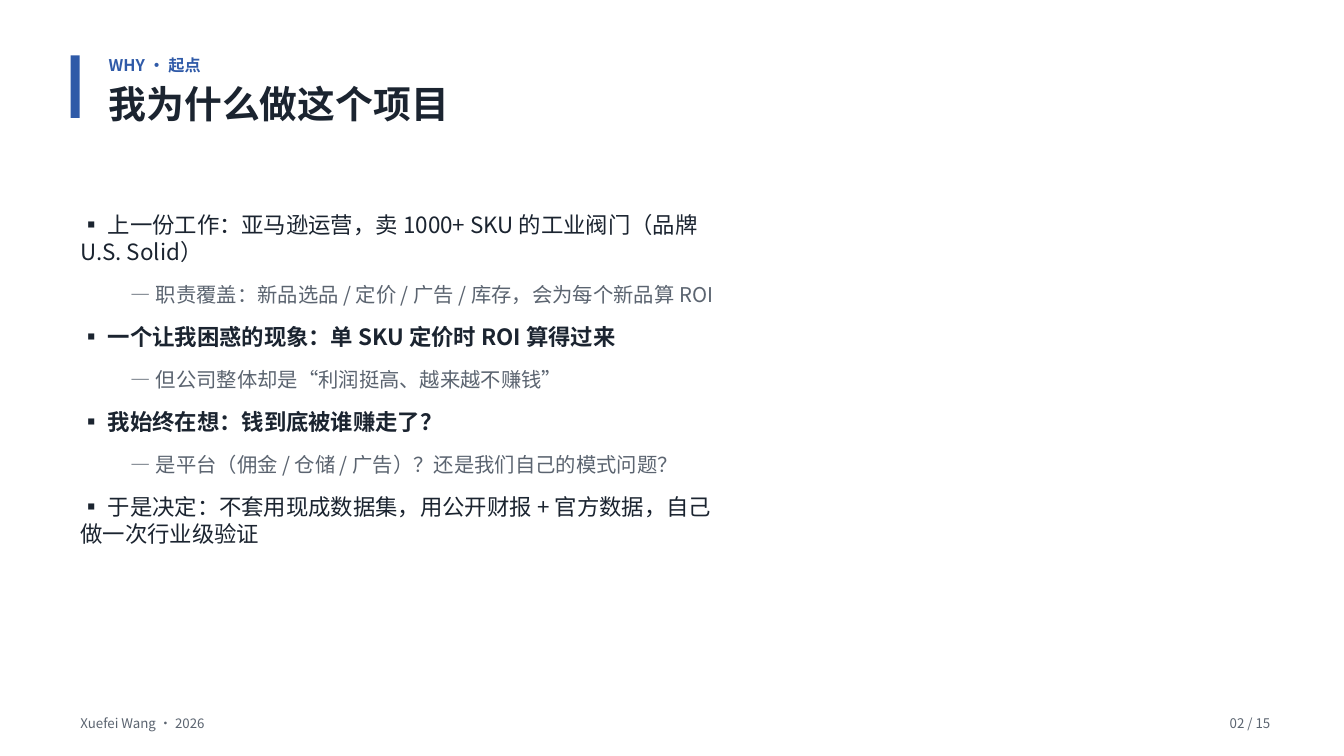
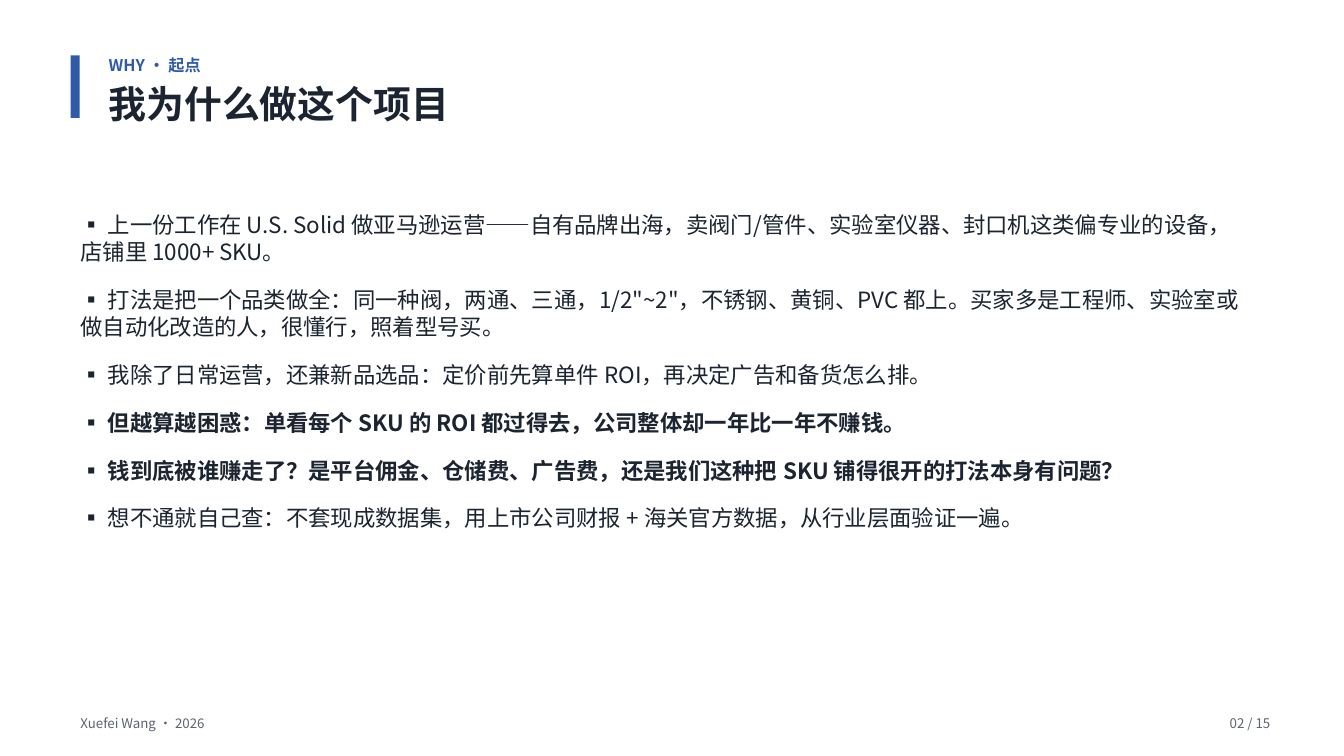
Before and after one commit to Ashely-sudo/cross-border-analysis, a slide deck: slide 2 of presentation/中国跨境电商出海赛道分析-项目故事-v2.pptx. Drawn at 1344x756 pixels with LibreOffice and Linux fonts; fonts in the diff are those of the drawing. Boxes give left, top, right and bottom in pixels: in the first picture for what was removed or moved away, otherwise in the second. Text is boxed around its words. In the diff, an @@ line names an element or a change of style, - is before the commit and + after.

Commit message:
docs: PPT S2起点页文案口语化，按U.S. Solid真实品类(阀门/管件+实验室仪器)与销售模式重写

```diff
--- a/presentation/中国跨境电商出海赛道分析-项目故事-v2.pptx
+++ b/presentation/中国跨境电商出海赛道分析-项目故事-v2.pptx
@@ text at (80,214,1239,528): text changed @@
-▪ 上一份工作：亚马逊运营，卖 1000+ SKU 的工业阀门（品牌 U.S. Solid）
-  — 职责覆盖：新品选品 / 定价 / 广告 / 库存，会为每个新品算 ROI
-▪ 一个让我困惑的现象：单 SKU 定价时 ROI 算得过来
-  — 但公司整体却是“利润挺高、越来越不赚钱”
-▪ 我始终在想：钱到底被谁赚走了？
-  — 是平台（佣金 / 仓储 / 广告）？还是我们自己的模式问题？
-▪ 于是决定：不套用现成数据集，用公开财报 + 官方数据，自己做一次行业级验证
+▪ 上一份工作在 U.S. Solid 做亚马逊运营——自有品牌出海，卖阀门/管件、实验室仪器、封口机这类偏专业的设备，店铺里 1000+ SKU。
+▪ 打法是把一个品类做全：同一种阀，两通、三通，1/2"~2"，不锈钢、黄铜、PVC 都上。买家多是工程师、实验室或做自动化改造的人，很懂行，照着型号买。
+▪ 我除了日常运营，还兼新品选品：定价前先算单件 ROI，再决定广告和备货怎么排。
+▪ 但越算越困惑：单看每个 SKU 的 ROI 都过得去，公司整体却一年比一年不赚钱。
+▪ 钱到底被谁赚走了？是平台佣金、仓储费、广告费，还是我们这种把 SKU 铺得很开的打法本身有问题？
+▪ 想不通就自己查：不套现成数据集，用上市公司财报 + 海关官方数据，从行业层面验证一遍。
```
Also in this commit, not shown: 1 other file.
